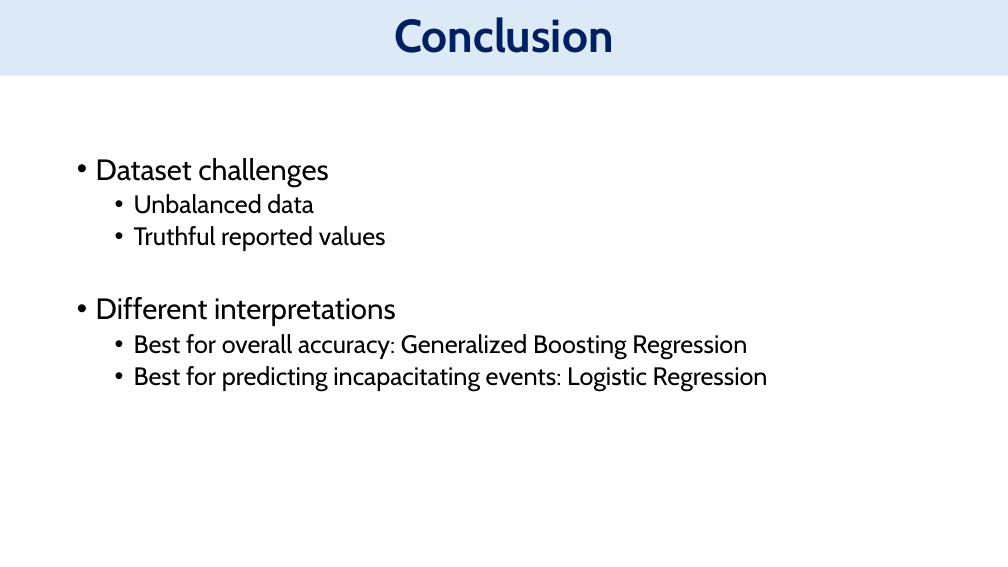
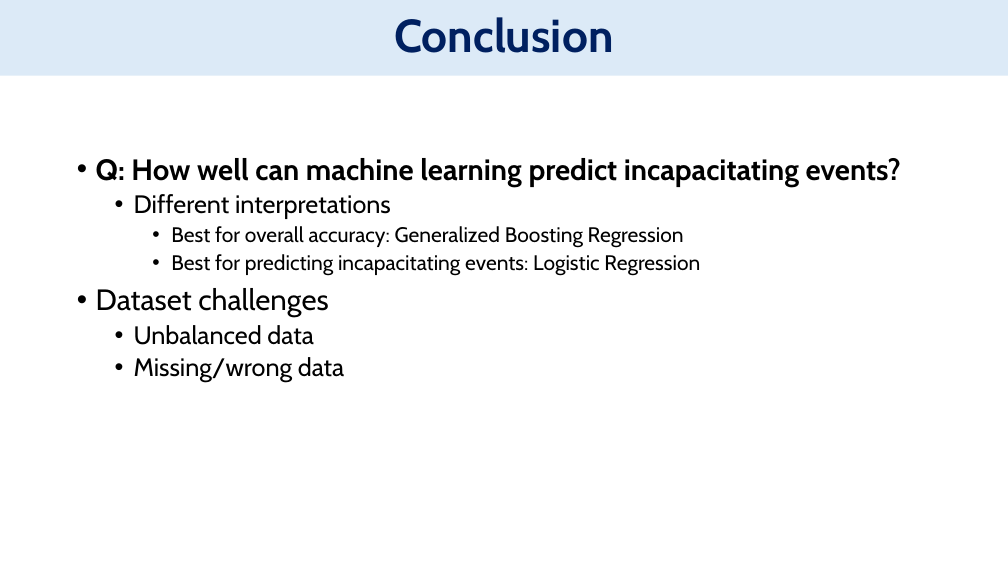
Before and after one commit to bofethe/signal-four, a slide deck: slide 13 of PredictiveCrashAnalysis.pptx. Drawn at 1008x567 pixels with LibreOffice and Linux fonts; fonts in the diff are those of the drawing. Boxes give left, top, right and bottom in pixels: in the first picture for what was removed or moved away, otherwise in the second. Text is boxed around its words. In the diff, an @@ line names an element or a change of style, - is before the commit and + after.

```diff
--- a/PredictiveCrashAnalysis.pptx
+++ b/PredictiveCrashAnalysis.pptx
@@ text at bbox=[96, 158, 901, 187]: text changed; size 24 to 28 pt; bold on @@
-• Dataset challenges
-  • Unbalanced data
-  • Truthful reported values
+• Q: How well can machine learning predict incapacitating events?
@@ text at bbox=[134, 194, 700, 276]: size 28 to 24 pt in "Different interpretations"; size 24 to 20 pt in "Best for overall accuracy: Generalized Boosting Regression", "Best for predicting incapacitating events: Logistic Regressi ..."; list level 1 to 2 in "Different interpretations"; list level 2 to 3 in "Best for overall accuracy: Generalized ..."; list level 2 to 3 in "Best for predicting incapacitating events: ..." @@
@@ text at bbox=[96, 288, 344, 382]: paragraphs added @@
+• Dataset challenges
+  • Unbalanced data
+  • Missing/wrong data
```
Also in this commit, not shown: 5 other slides changed, 1 slide removed, 4 other files.
